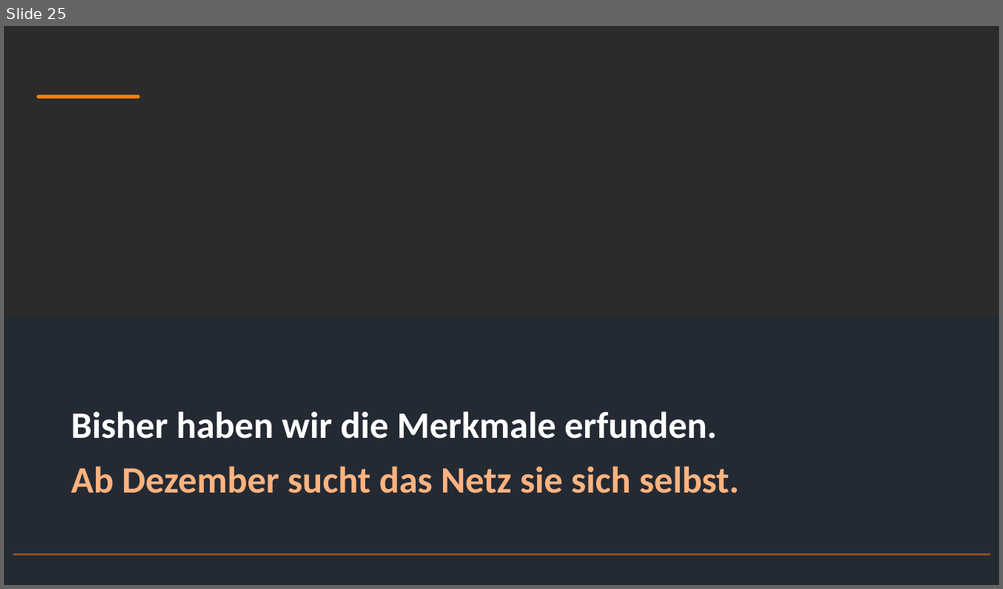
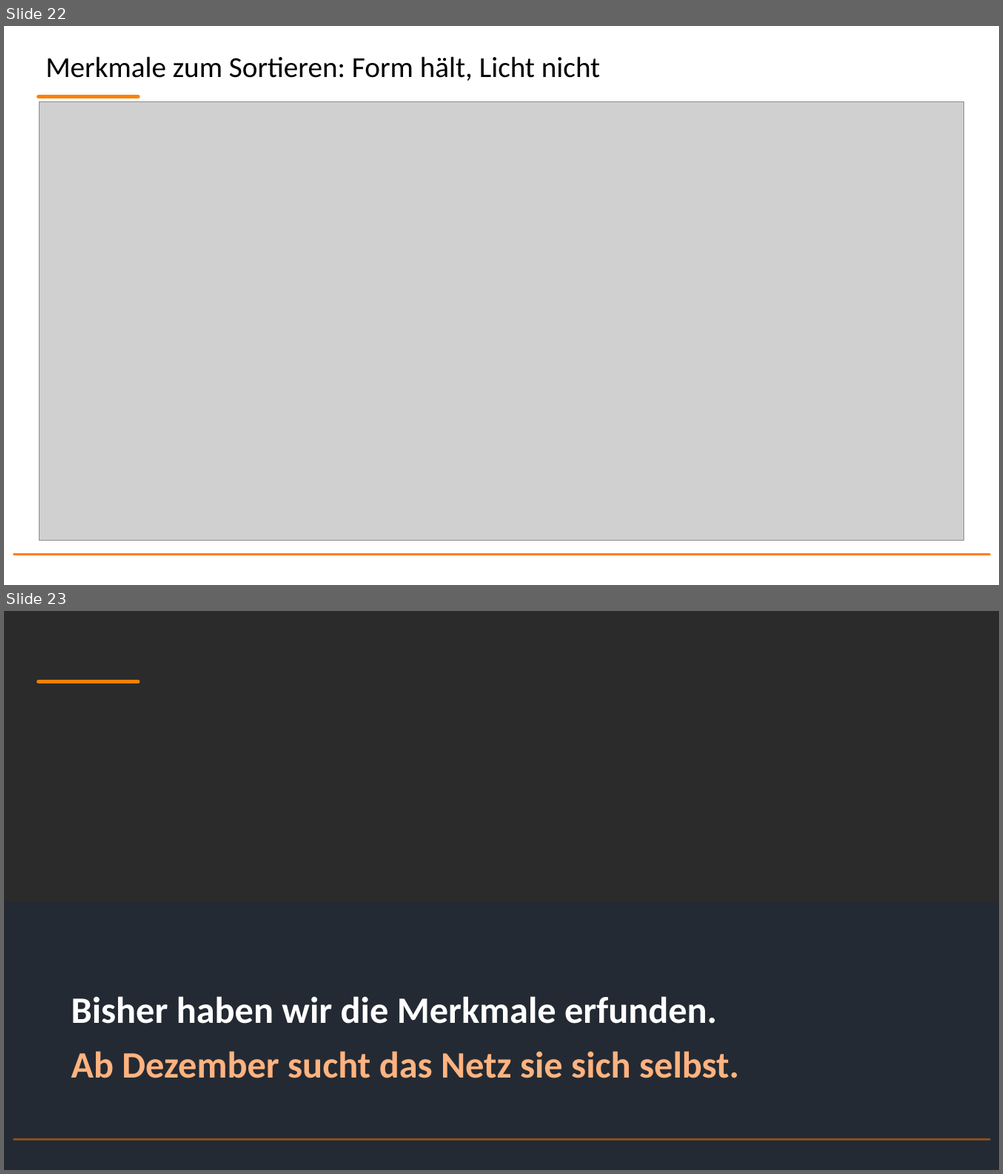
Before and after one commit to sschaffenroth/2627_KI2_KISE, a slide deck: 06_2026-10-27_Den_Halter_finden/01_Folien_Merkmale.pptx. Shown one above the other, each under a label of ours: slide 25 before the commit, slides 22 and 23 after it. The pictures are 1003x589 and 1003x1174 pixels, drawn with LibreOffice and Linux fonts; fonts in the diff are those of the drawing; grey boxes stand for pictures; background and template pictures are left out; a plain dark background stands for a picture behind light text. Boxes give left, top, right and bottom in pixels: in the first picture for what was removed or moved away, otherwise in the second. Text is boxed around its words. In the diff, an @@ line names an element or a change of style, - is before the commit and + after.

```diff
--- a/06_2026-10-27_Den_Halter_finden/01_Folien_Merkmale.pptx
+++ b/06_2026-10-27_Den_Halter_finden/01_Folien_Merkmale.pptx
@@ slide 22 added at bbox=[4, 26, 999, 585], background #FFFFFF; not listed: 2 template elements that a slide beside it also shows @@
@@ title added at bbox=[45, 56, 600, 81], 28 pt, text #000000 @@
+Merkmale zum Sortieren: Form hält, Licht nicht
@@ picture added at bbox=[39, 102, 964, 541] @@
@@ what was slide 25 is now slide 23 @@
```
Also in this commit, not shown: 5 slides changed, 2 other slides added, 4 slides removed, 2 other files.
